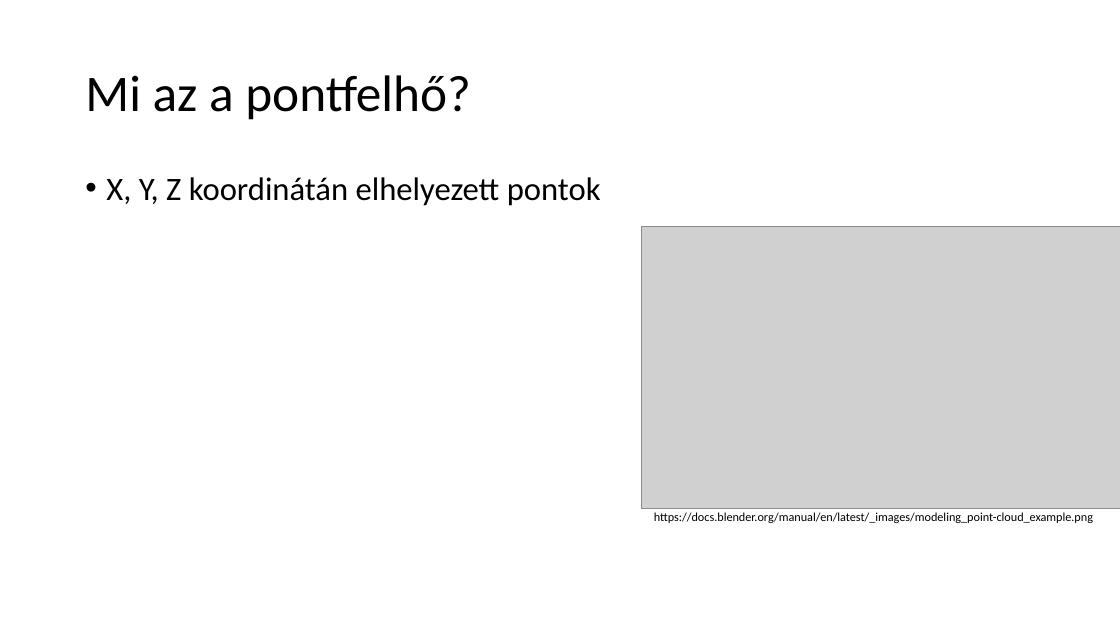
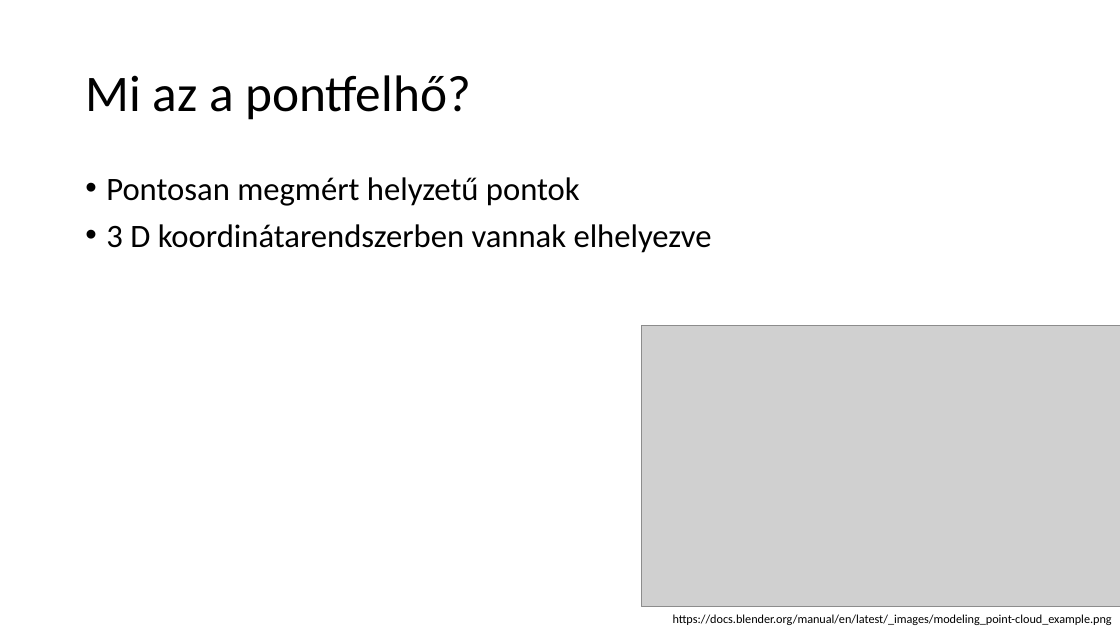
Before and after one commit to csokaandras/paprika, a slide deck: slide 4 of BemutatóCsókaAndrás.pptx (slide 2 before the commit). Drawn at 1120x630 pixels with LibreOffice and Linux fonts; fonts in the diff are those of the drawing; grey boxes stand for pictures. Boxes give left, top, right and bottom in pixels: in the first picture for what was removed or moved away, otherwise in the second. Text is boxed around its words. In the diff, an @@ line names an element or a change of style, - is before the commit and + after.

```diff
--- a/BemutatóCsókaAndrás.pptx
+++ b/BemutatóCsókaAndrás.pptx
@@ text at (x1=106, y1=177, x2=712, y2=253): text changed @@
-• X, Y, Z koordinátán elhelyezett pontok
+• Pontosan megmért helyzetű pontok
+• 3 D koordinátarendszerben vannak elhelyezve
@@ picture moved from (x1=642, y1=227, x2=1120, y2=508) to (x1=642, y1=325, x2=1120, y2=607) @@
@@ text "https://docs.blender.org/manual/en/latest/_images/modeling_p ..." moved from (x1=654, y1=512, x2=1093, y2=523) to (x1=673, y1=614, x2=1112, y2=625) @@
```
Also in this commit, not shown: 2 other slides changed, 2 slides added, 2 slides removed.
